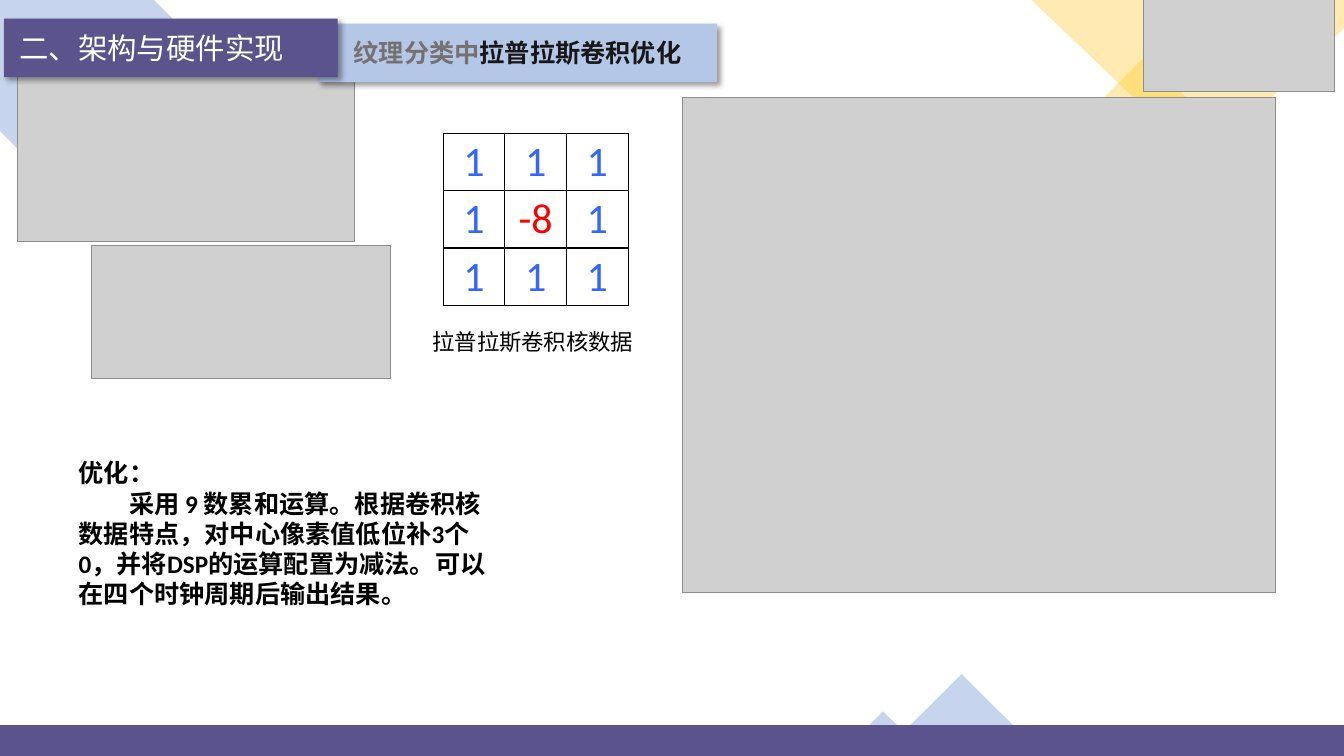
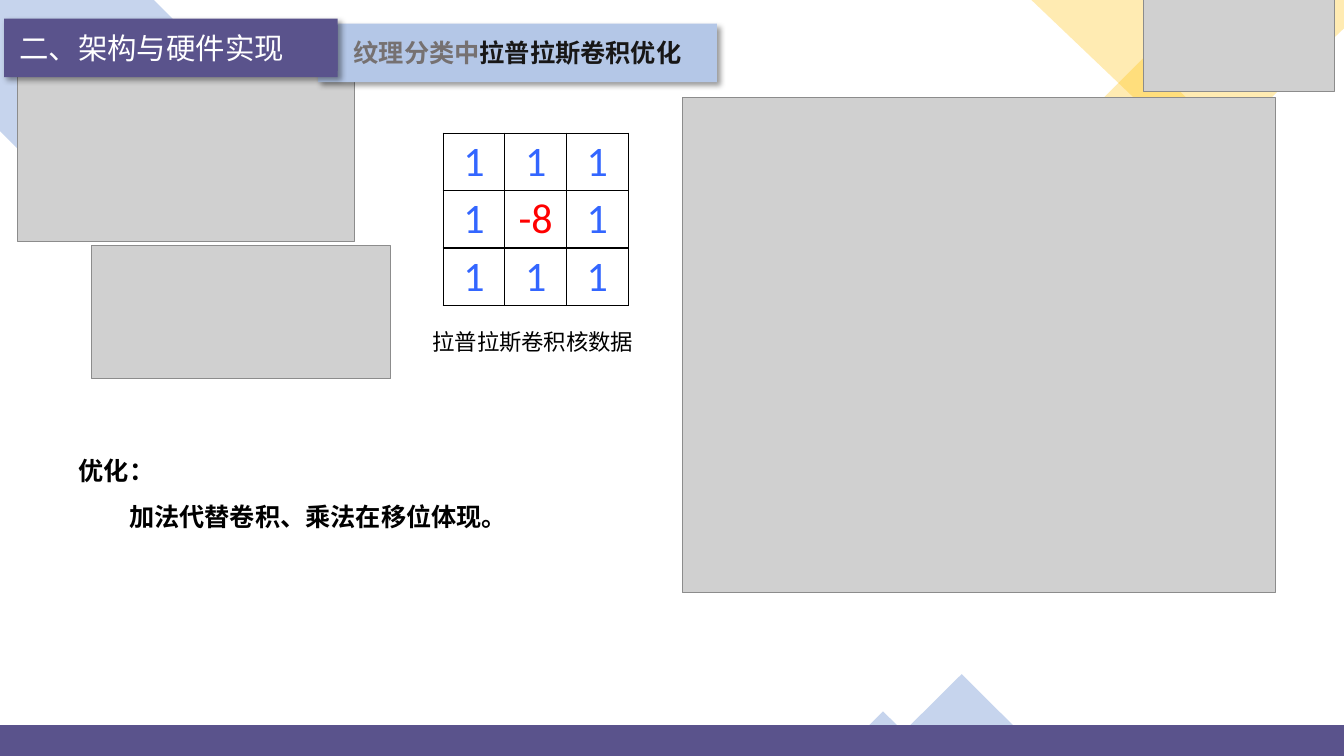
Before and after one commit to jjyy-Huang/LoG-UTE-RAISR-Doc, a slide deck: slide 15 of presentation/PPT.pptx. Drawn at 1344x756 pixels with LibreOffice and Linux fonts; fonts in the diff are those of the drawing; grey boxes stand for pictures; background and template pictures are left out. Boxes give left, top, right and bottom in pixels: in the first picture for what was removed or moved away, otherwise in the second. Text is boxed around its words. In the diff, an @@ line names an element or a change of style, - is before the commit and + after.

```diff
--- a/presentation/PPT.pptx
+++ b/presentation/PPT.pptx
@@ text at (x1=79, y1=458, x2=155, y2=483): font Calibri to Noto Sans CJK SC in "优化："; line spacing 1 to 1.5 @@
@@ text at (x1=129, y1=504, x2=507, y2=529): text changed; font Calibri to Noto Sans CJK SC @@
-采用 9 数累和运算。根据卷积核数据特点，对中心像素值低位补3个0，并将DSP的运算配置为减法。可以在四个时钟周期后输出结果。
+加法代替卷积、乘法在移位体现。
```
Also in this commit, not shown: 20 other slides changed, 5 slides added, 58 other files.
